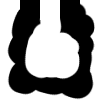
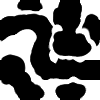
The second 100x100 image is a revision of the first. Changes to its layers:
renamed "1 copy #1" to "b1", hid it, moved it into group "1" over 7, 1, 95, 100
added group "5" with 8 layers over 0, 1, 100, 100
added layer "g5" in group "5" over 0, 1, 100, 100
